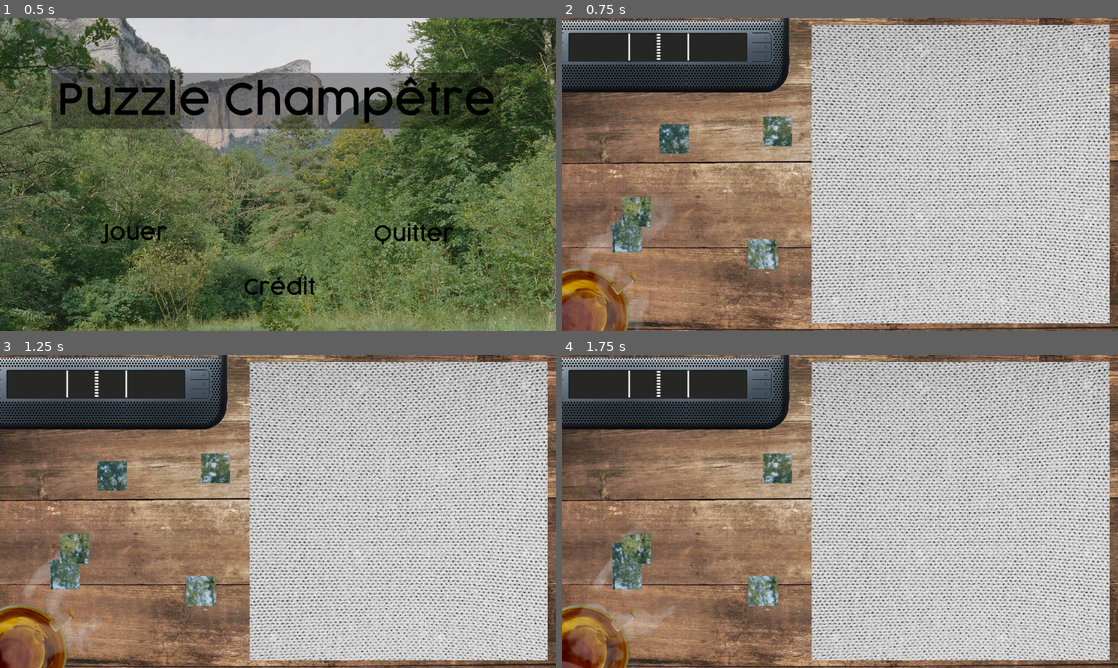
Above: before the commit, frames 1-4 (two rows, left to right).
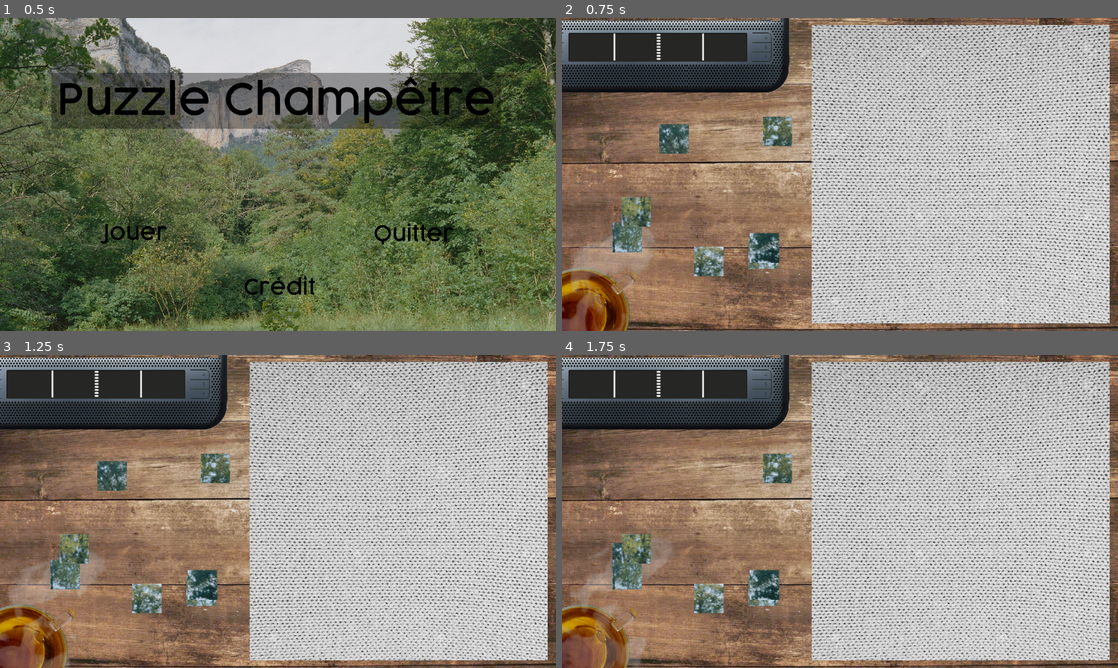
Above: after the commit, the same moments.

Repository: Ant0yne/rythmeNatureSatisfaction
Game: Godot game, scene res://Scenes/Menu.tscn
Same seed, same stepped clock (60 frames per second), same inputs: the game is played once before the commit and once after it. The engine's default icon, where the game draws it, is replaced by a stand-in: a white triangle on a blue panel in a dark square. Sound files missing from this copy of the repository are replaced by a short silence.
Inputs (mouse positions are in pixels of both pictures, inside the frame that each line leads up to):
- Up to frame 1 (0.5 s): no input
- Up to frame 2 (0.75 s): click (695, 233) at 0.5 s
- Up to frame 3 (1.25 s): no input
- Up to frame 4 (1.75 s): drag from (673, 477) to (628, 558) at 1.27 s

Frame 1 is identical in both runs. In frame 2, 3.5% of the frame differs, in the area x 0-40%, y 4-100%; in frame 3, 3.3%; in frame 4, 3.4%.

Commit message:
polish boucles

Diff:
--- a/Scenes/Puzzle.tscn
+++ b/Scenes/Puzzle.tscn
@@ -150,15 +150,15 @@
 position = Vector2( 143.732, 627.116 )
 scale = Vector2( 0.714216, 0.714216 )
 frames = SubResource( 2 )
-frame = 29
+frame = 16
 playing = true
 flip_h = true
 script = ExtResource( 78 )
 
 [node name="Regle" type="Sprite" parent="."]
 visible = false
-position = Vector2( 603.237, 44.2373 )
-scale = Vector2( 8.15375, 7.73378 )
+position = Vector2( 274.356, 416.333 )
+scale = Vector2( 88.971, 75.2686 )
 texture = ExtResource( 67 )
 vframes = 10
 hframes = 10
@@ -168,7 +168,7 @@
 position = Vector2( 222.2, 66.7968 )
 scale = Vector2( 1, 0.989417 )
 frames = SubResource( 3 )
-frame = 2
+frame = 1
 playing = true
 
 [node name="Pieces" type="Node2D" parent="."]
@@ -183,6 +183,9 @@
 modulate = Color( 1, 1, 1, 0 )
 position = Vector2( 640, 360 )
 texture = ExtResource( 104 )
+__meta__ = {
+"_edit_lock_": true
+}
 
 [node name="SonFond" type="AudioStreamPlayer" parent="."]
 stream = ExtResource( 75 )
--- a/Scrips/CreationPieces.gd
+++ b/Scrips/CreationPieces.gd
@@ -13,7 +13,7 @@
 var limite_zone_pop_x = int(540)
 var limite_zone_pop_y = int(700)
 
-var max_piece = 5
+var max_piece = 7
 
 func _ready():
 	_random_position()
--- a/Scrips/Listes.gd
+++ b/Scrips/Listes.gd
@@ -2,7 +2,7 @@
 
 var premiere_position = Vector2(609,50)
 var nbre_bonne_position = int(0)
-var puzzle_fini = int(5)
+var puzzle_fini = int(100)
 var destruction_piece = bool(false)
 var piece_prise = int(0)
 
--- a/Scrips/Puzzle.gd
+++ b/Scrips/Puzzle.gd
@@ -26,6 +26,14 @@
 onready var ecranNoir = $"Ecran noir"
 
 var delay = int(0)
+var monte_son = int(-80)
+var guitare_max = bool(false)
+var melodie_max = bool(false)
+var accord_max = bool(false)
+var basse_max = bool(false)
+var hihat_max = bool(false)
+var rimshot_max = bool(false)
+var kick_max = bool(false)
 
 func _ready():
 	bouclesGuitareIntro.play(0)
@@ -61,6 +69,57 @@
 				ecranNoir.modulate.a += 0.01
 			if ecranNoir.modulate.a >= 1 :
 				get_tree().quit()
+
+	if frame_compteur.boucle_guitare_joue == true and guitare_max == false:
+		if bouclesGuitare.volume_db < 0:
+			monte_son += 1
+			bouclesGuitare.set_volume_db(monte_son)
+		if bouclesGuitare.volume_db >= 0:
+			monte_son = -80
+			guitare_max = true
+	if frame_compteur.boucle_melodie_joue == true and melodie_max == false:
+		if bouclesMelodie.volume_db < 0:
+			monte_son += 1
+			bouclesMelodie.set_volume_db(monte_son)
+		if bouclesMelodie.volume_db >= 0:
+			monte_son = -80
+			melodie_max = true
+	if frame_compteur.boucle_accord_joue == true and accord_max == false:
+		if bouclesAccord.volume_db < 0:
+			monte_son += 1
+			bouclesAccord.set_volume_db(monte_son)
+		if bouclesAccord.volume_db >= 0:
+			monte_son = -80
+			accord_max = true
+	if frame_compteur.boucle_basse_joue == true and basse_max == false:
+		if bouclesBasse.volume_db < 0:
+			monte_son += 1
+			bouclesBasse.set_volume_db(monte_son)
+		if bouclesBasse.volume_db >= 0:
+			monte_son = -80
+			basse_max = true
+	if frame_compteur.boucle_hihat_joue == true and hihat_max == false:
+		if bouclesHihat.volume_db < 0:
+			monte_son += 1
+			bouclesHihat.set_volume_db(monte_son)
+		if bouclesHihat.volume_db >= 0:
+			monte_son = -80
+			hihat_max = true
+	if frame_compteur.boucle_rimshot_joue == true and rimshot_max == false:
+		if bouclesRimshot.volume_db < 0:
+			monte_son += 1
+			bouclesRimshot.set_volume_db(monte_son)
+		if bouclesRimshot.volume_db >= 0:
+			monte_son = -80
+			rimshot_max = true
+	if frame_compteur.boucle_kick_joue == true and kick_max == false:
+		if bouclesKick.volume_db < 0:
+			monte_son += 1
+			bouclesKick.set_volume_db(monte_son)
+		if bouclesKick.volume_db >= 0:
+			monte_son = -80
+			kick_max = true
+
 
 func _input(event):
 	if event.is_action_released("ui_cancel"):
@@ -112,33 +171,16 @@
 
 func _boucle_joue():
 	if frame_compteur.boucle_guitare >= 7 and frame_compteur.boucle_guitare_joue == false :
-		bouclesGuitare.set_volume_db(0)
 		frame_compteur.boucle_guitare_joue = true
 	if frame_compteur.boucle_melodie >= 7 and frame_compteur.boucle_melodie_joue == false :
-		bouclesMelodie.set_volume_db(0)
 		frame_compteur.boucle_melodie_joue = true
 	if frame_compteur.boucle_accord >= 7 and frame_compteur.boucle_accord_joue == false :
-		bouclesAccord.set_volume_db(0)
 		frame_compteur.boucle_accord_joue = true
 	if frame_compteur.boucle_basse >= 7 and frame_compteur.boucle_basse_joue == false :
-		bouclesBasse.set_volume_db(0)
 		frame_compteur.boucle_basse_joue = true
 	if frame_compteur.boucle_hihat >= 7 and frame_compteur.boucle_hihat_joue == false :
-		bouclesHihat.set_volume_db(0)
 		frame_compteur.boucle_hihat_joue = true
 	if frame_compteur.boucle_rimshot >= 7 and frame_compteur.boucle_rimshot_joue == false :
-		bouclesRimshot.set_volume_db(0)
 		frame_compteur.boucle_rimshot_joue = true
 	if frame_compteur.boucle_kick >= 7 and frame_compteur.boucle_kick_joue == false :
-		bouclesKick.set_volume_db(0)
 		frame_compteur.boucle_kick_joue = true
-
-#func _input(event):
-#	if event.is_action_released("ui_down"):
-#		mixingDesk.fade_in("Boucles", "Boucles Guitare")
-#	if event.is_action_released("ui_right"):
-#		mixingDesk.toggle_fade("Boucles", "Boucles Basse")
-#	if event.is_action_released("ui_left"):
-#		mixingDesk.toggle_fade("Boucles", "Boucles Rimshot")
-#	if event.is_action_released("ui_up"):
-#		mixingDesk.toggle_fade("Boucles", "Boucles Kick")
